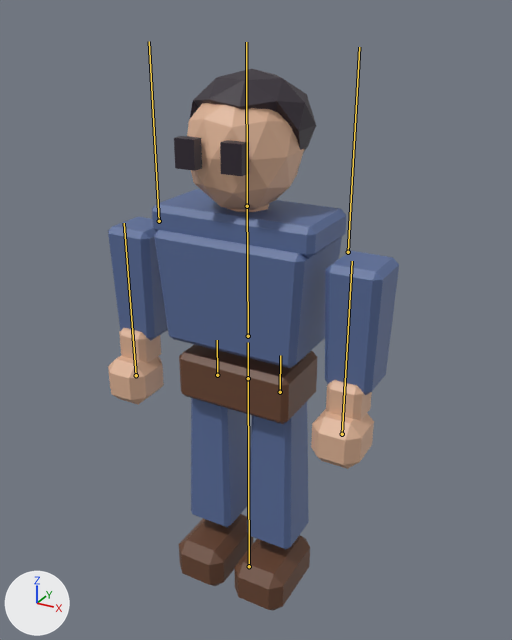
Renders of the FBX model Assets/ArtStyleTest/Models/Comic/Animated/PL_Base_Animated.fbx from each side of a commit.
One viewpoint serves both versions: a camera (50 mm lens) standing at (1.13, -1.99, 2.11) and looking at (0.06, -0.06, 1.15). Arrows for +X, +Y and +Z are at lower left; the lights stay in place. The first picture is the older version. The bones that bend it are drawn over the model as lines.

The first picture shows 'PL_Base_Animated'.
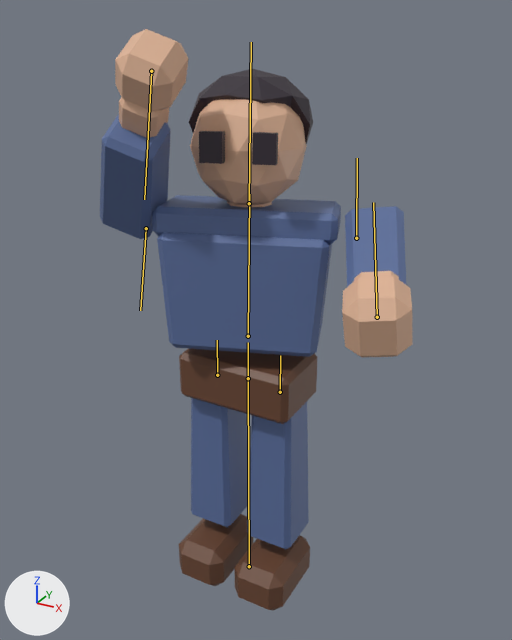
The newer file adds an action. The first version stands in its rest pose; the second is drawn at frame 1 of the action 'PL_Base_Release'.

Pixel boxes (x1, y1, x2, y2) of what changed, in the pictures (512 x 640 px):
'PL_Base_Animated', posed (8% wider, 7% taller)
    before: (108, 68, 399, 610)
    after: (100, 29, 413, 610)
bone 'chest', root to tip
    before: (248, 336) to (247, 197)
    after: (248, 336) to (249, 194)
bone 'arm_L', root to tip
    before: (348, 252) to (359, 47)
    after: (356, 238) to (357, 158)
bone 'arm_R', root to tip
    before: (159, 221) to (149, 41)
    after: (146, 228) to (140, 310)

The edits, one by one:
Bone 'chest' (bone_chest) turns from (0, 0, 0) to (-5, 20, 0) degrees about its own x, y and z.
Bone 'arm_L' (bone_arm_l) turns from (0, 0, 0) to (-70, 0, 6) degrees about its own x, y and z.
Bone 'arm_R' (bone_arm_r) turns from (0, 0, 0) to (-140, 0, -20) degrees about its own x, y and z.
